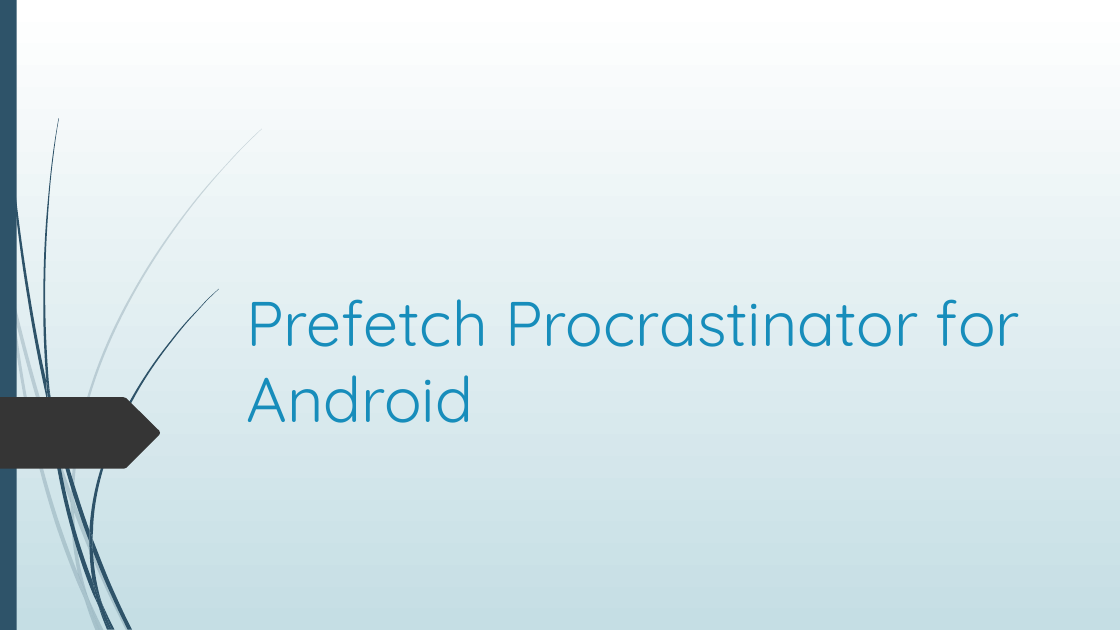
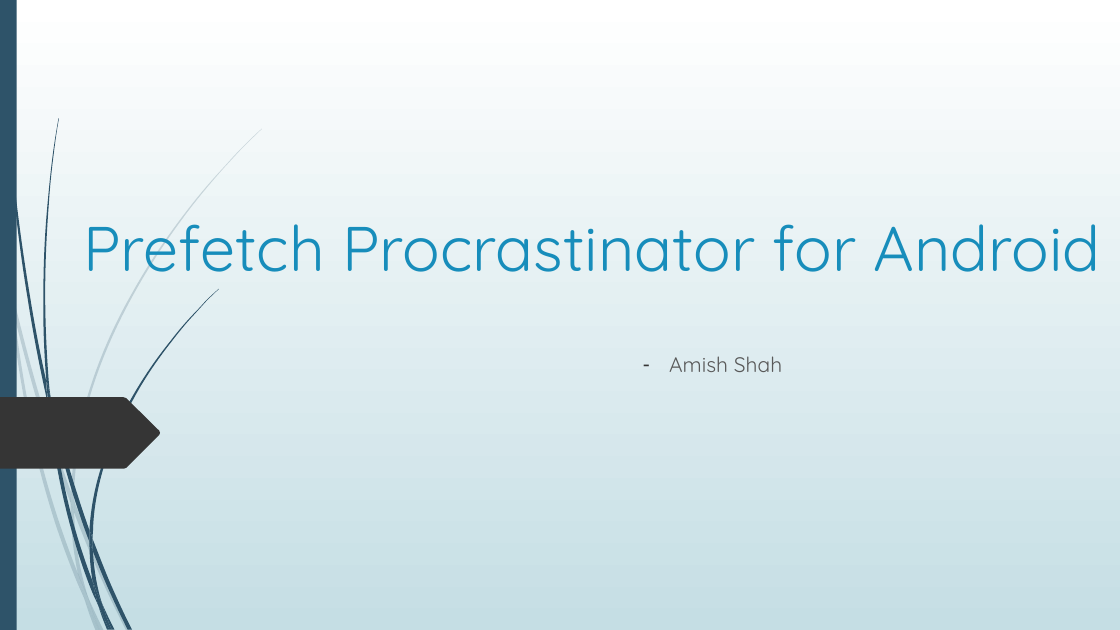
Before and after one commit to shahamish150294/PrefetchProcrastinatorAndroid, a slide deck: slide 1 of Prefetch Procrastinator Final Presentation.pptx. Drawn at 1120x630 pixels with LibreOffice and Linux fonts; fonts in the diff are those of the drawing. Boxes give left, top, right and bottom in pixels: in the first picture for what was removed or moved away, otherwise in the second. Text is boxed around its words. In the diff, an @@ line names an element or a change of style, - is before the commit and + after.

```diff
--- a/Prefetch Procrastinator Final Presentation.pptx
+++ b/Prefetch Procrastinator Final Presentation.pptx
@@ title "Prefetch Procrastinator for Android" rewrapped from (x1=246, y1=299, x2=1020, y2=423) to (x1=83, y1=224, x2=1101, y2=288) @@
@@ subtitle added at (x1=669, y1=356, x2=782, y2=372), 18 pt, text #595959 @@
+– Amish Shah
```
Also in this commit, not shown: 1 other slide changed, 3 slides added, 2 slides removed.
